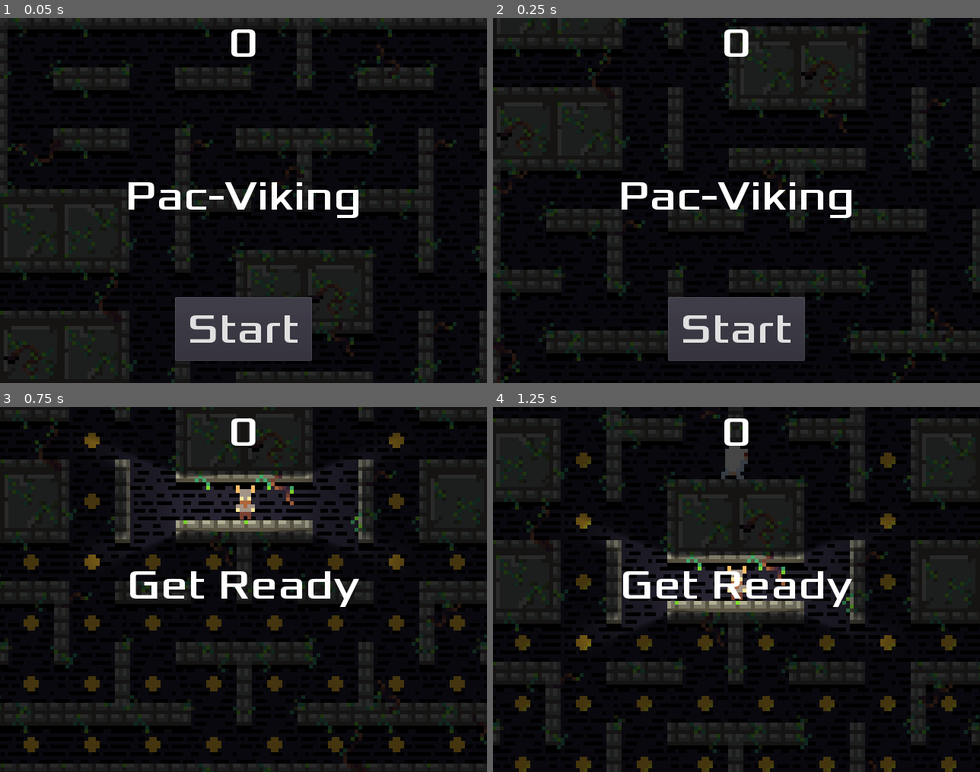
Above: before the commit, frames 1-4 (two rows, left to right).
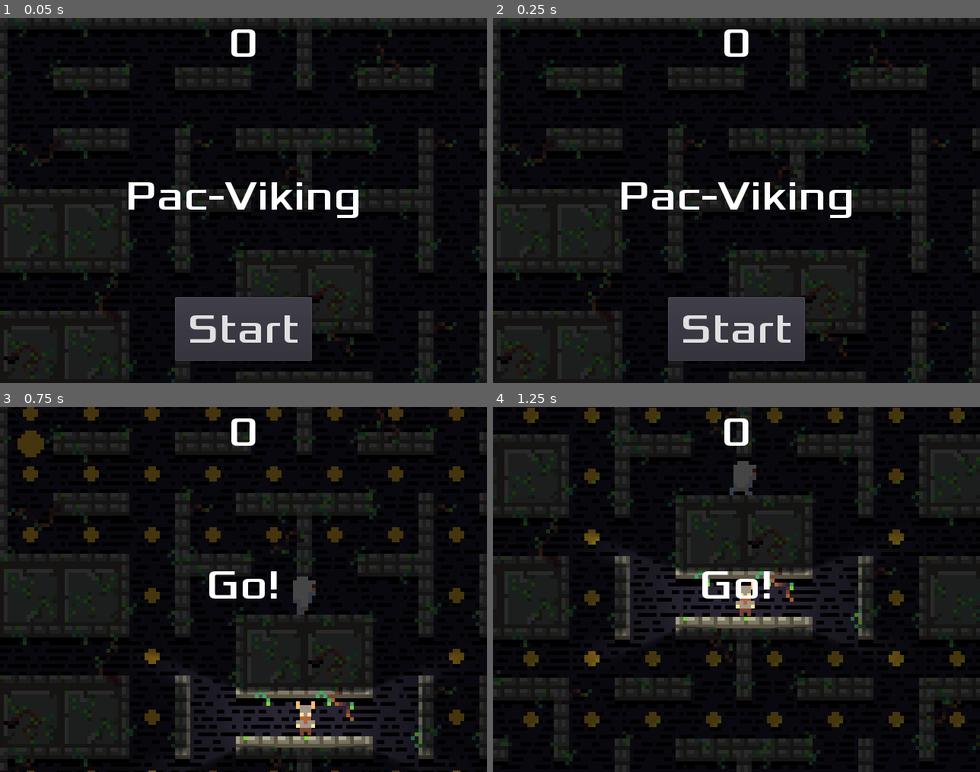
Above: after the commit, the same moments.

Repository: mattdibi/pac-viking
Game: Godot game, scene res://Main.tscn
The game is run twice, just before and just after one commit, with the same random seed, the same clock (stepped at 60 frames per second) and the same inputs.
Inputs:
- Up to frame 1 (0.05 s): no input
- Up to frame 2 (0.25 s): no input
- Up to frame 3 (0.75 s): click "Start" at 0.5 s
- Up to frame 4 (1.25 s): no input

Frame 1 is identical in both runs. In frame 2, 17% of the frame differs, in the area x 0-100%, y 0-100%; in frame 3, 34%; in frame 4, 25%.

Commit message:
Moved score tracking and collision logic inside Main scene

Diff:
--- a/AkabeiMob.gd
+++ b/AkabeiMob.gd
@@ -2,7 +2,6 @@
 
 var speed = 300
 onready var player = get_parent().get_node("Player")
-
 
 # Called when the node enters the scene tree for the first time.
 func _ready():
@@ -36,3 +35,9 @@
 		$AnimatedSprite.animation = "walk_back"
 	else:
 		$AnimatedSprite.animation = "idle"
+
+func disable_collision():
+	$CollisionShape2D.disabled = true
+
+func enable_collision():
+	$CollisionShape2D.disabled = false
--- a/Main.gd
+++ b/Main.gd
@@ -1,7 +1,6 @@
 extends Node
 
-
-# Declare member variables here.
+var player_score = 0
 
 # PowerUp Coins position array
 var power_coin_pos = [
@@ -27,8 +26,9 @@
 
 # Called when the node enters the scene tree for the first time.
 func new_game():
-	#$HUD.update_score(score)
-	$HUD.show_message("Get Ready")
+	player_score = 0
+	$HUD.update_score(player_score)
+	$HUD.show_message("Go!")
 
 	$Player.start($PlayerStartPosition.position)
 	$AkabeiMob.start($AkabeiStartPosition.position)
@@ -51,8 +51,21 @@
 		coin.start(coin_pos)
 
 func game_over():
-	pass
-	# $HUD.show_game_over()
+	$HUD.show_game_over()
 
-func _on_Player_update_score(score):
-	$HUD.update_score(score)
+func _on_Player_update_score():
+	player_score += 1
+	$HUD.update_score(player_score)
+
+func _on_Player_mob_collision():
+	if($Player.powered_up):
+		# Add +10 to the score
+		player_score += 10
+		$HUD.update_score(player_score)
+		# Hide mob
+		$AkabeiMob.disable_collision()
+		$AkabeiMob.hide()
+		# TODO: Respawn time
+	else:
+		$Player.hide()
+		game_over()
--- a/Main.tscn
+++ b/Main.tscn
@@ -92,5 +92,6 @@
 
 [node name="HUD" parent="." instance=ExtResource( 4 )]
 
+[connection signal="mob_collision" from="Player" to="." method="_on_Player_mob_collision"]
 [connection signal="update_score" from="Player" to="." method="_on_Player_update_score"]
 [connection signal="start_game" from="HUD" to="." method="new_game"]
--- a/Player.gd
+++ b/Player.gd
@@ -1,16 +1,17 @@
 extends KinematicBody2D
 
-signal update_score(score)
+signal update_score()
+signal mob_collision()
 
 # Declare member variables here.
 const NORMAL_SPEED = 250  # How fast the player will move (pixels/sec).
 const PWRUP_SPEED  = 350  # How fast the player will move when powered up (pixels/sec).
 var screen_size  # Size of the game window.
-var coins = 0 # Player score
 var powered_up = false # Power up state
 
 # Called when the node enters the scene tree for the first time.
 func _ready():
+	$CollisionShape2D.disabled = true
 	screen_size = get_viewport_rect().size
 	hide()
 
@@ -36,7 +37,8 @@
 	velocity = move_and_slide(velocity)
 	for i in get_slide_count():
 		var collision = get_slide_collision(i)
-		print("I collided with ", collision.collider.name)
+		if collision.collider.name == "AkabeiMob":
+			emit_signal("mob_collision")
 
 	# Screen wrapping
 	# FIXME: Get map size instead of using constants
@@ -74,11 +76,10 @@
 	position = pos
 	show()
 	$AnimatedSprite.play()
+	$CollisionShape2D.disabled = false
 
 func add_coin():
-	coins += 1
-	emit_signal("update_score", coins)
-	print("Coins: ", coins)
+	emit_signal("update_score")
 
 func power_up():
 	powered_up = true
